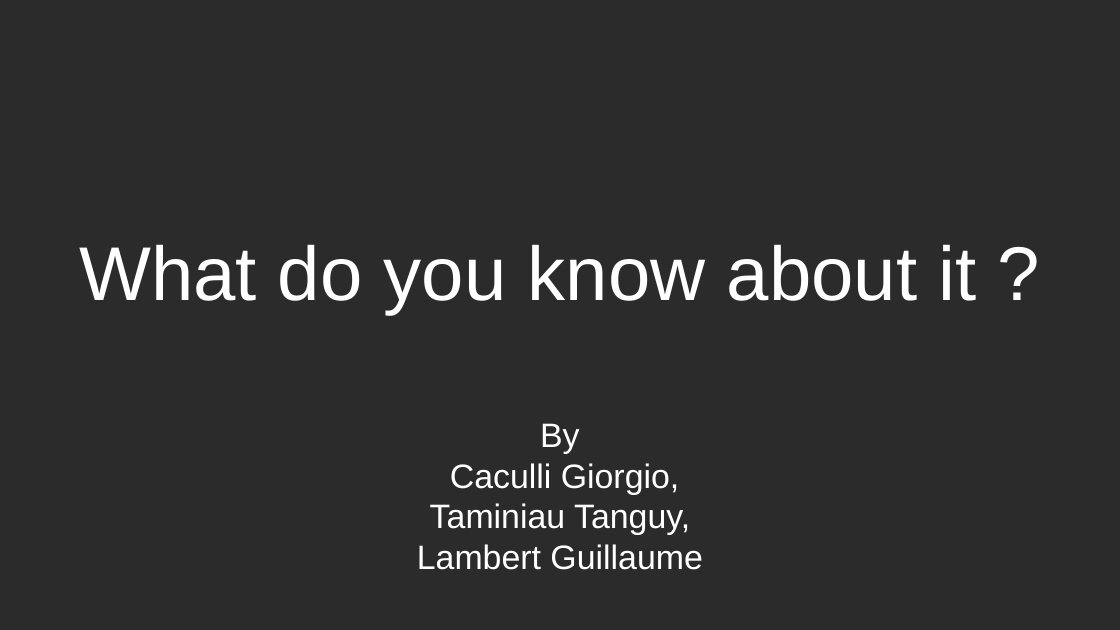
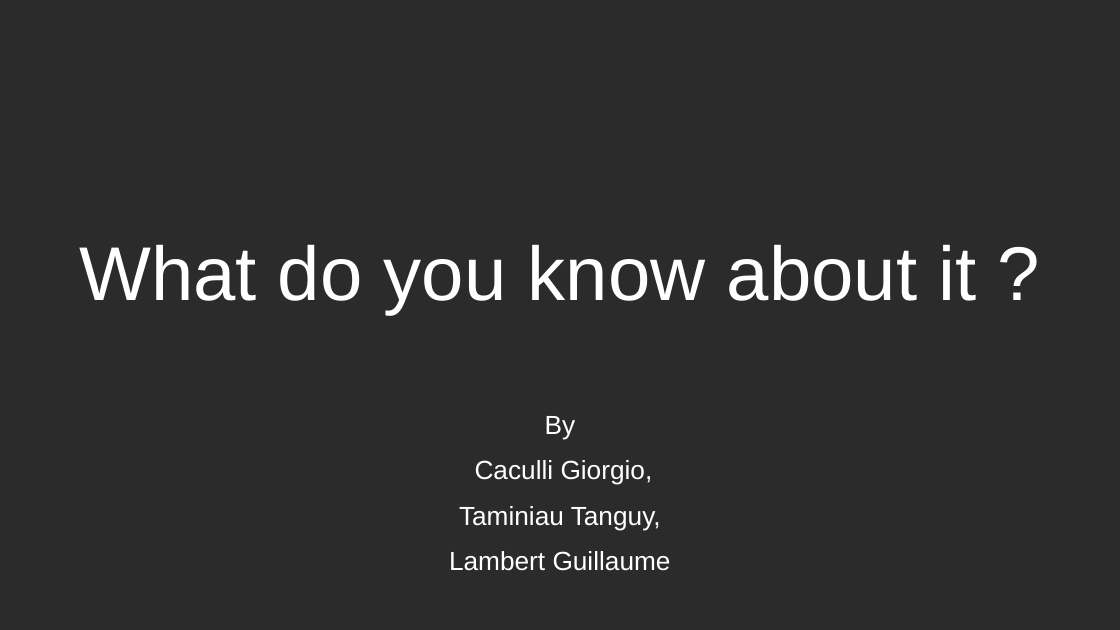
Before and after one commit to GiorgioCaculli/B2_TTMC_Doc, a slide deck: slide 1 of PowerPoint1.odp. Drawn at 1120x630 pixels with LibreOffice and Linux fonts; fonts in the diff are those of the drawing; background and template pictures are left out; a plain dark background stands for a picture behind light text. Boxes give left, top, right and bottom in pixels: in the first picture for what was removed or moved away, otherwise in the second. Text is boxed around its words. In the diff, an @@ line names an element or a change of style, - is before the commit and + after.

```diff
--- a/PowerPoint1.odp
+++ b/PowerPoint1.odp
@@ subtitle "By" at (449,416,671,571): size 24 to 18.6 pt; line spacing 1 to 0.8; more space between paragraphs @@
```
Also in this commit, not shown: 6 other slides changed, 2 slides added.
